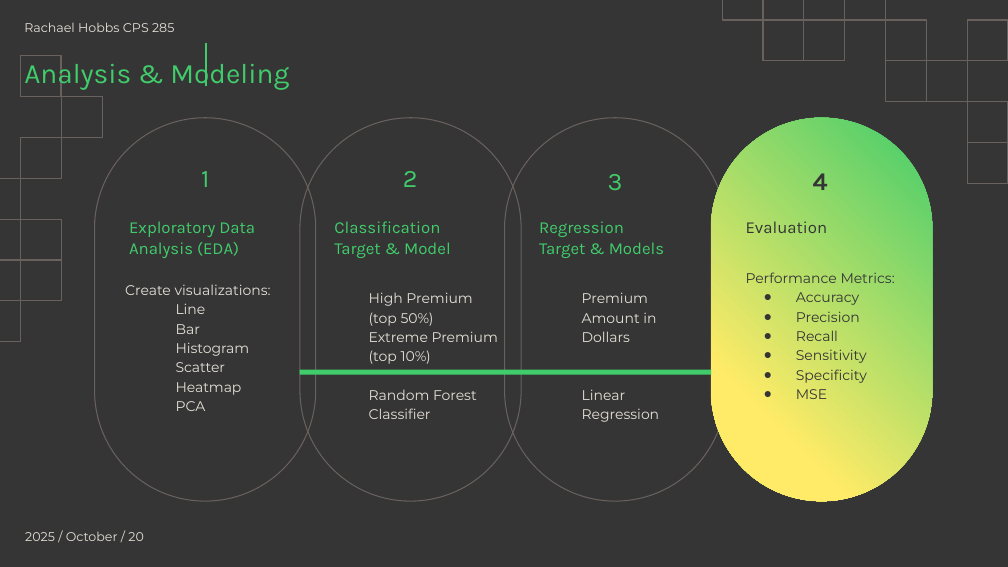
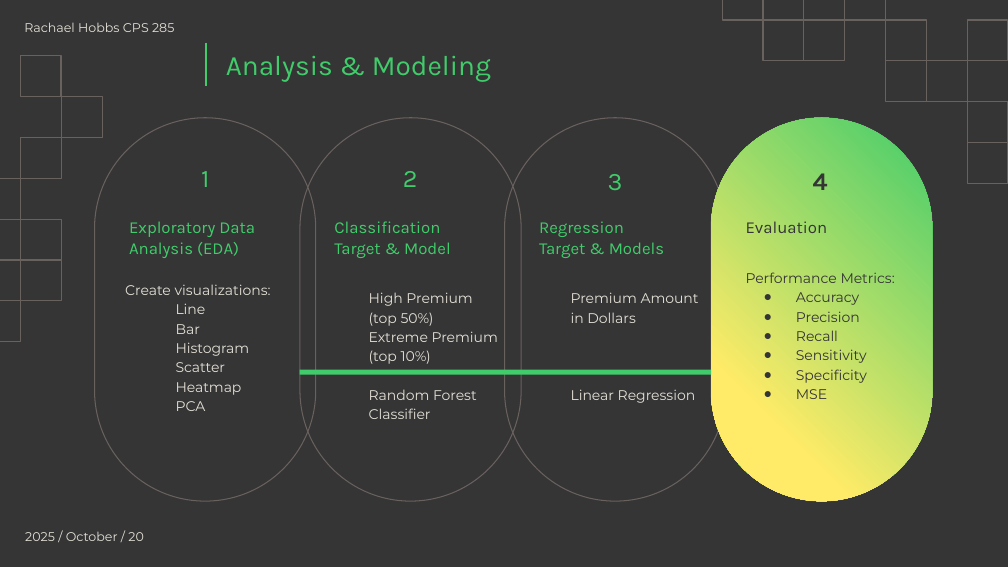
Before and after one commit to Lovjoy/FEMA_NFIP_Flood_Policies_Project, a slide deck: slide 7 of HobbsFEMA-NFIP-Flood-Proposal.pptx. Drawn at 1008x567 pixels with LibreOffice and Linux fonts; fonts in the diff are those of the drawing. Boxes give left, top, right and bottom in pixels: in the first picture for what was removed or moved away, otherwise in the second. Text is boxed around its words. In the diff, an @@ line names an element or a change of style, - is before the commit and + after.

```diff
--- a/HobbsFEMA-NFIP-Flood-Proposal.pptx
+++ b/HobbsFEMA-NFIP-Flood-Proposal.pptx
@@ title "Analysis & Modeling" rewrapped from (24, 58, 289, 91) to (226, 56, 491, 82) @@
@@ subtitle "Premium Amount in Dollars" rewrapped from (582, 292, 660, 422) to (571, 292, 699, 403) @@
```
Also in this commit, not shown: 5 other slides changed.
